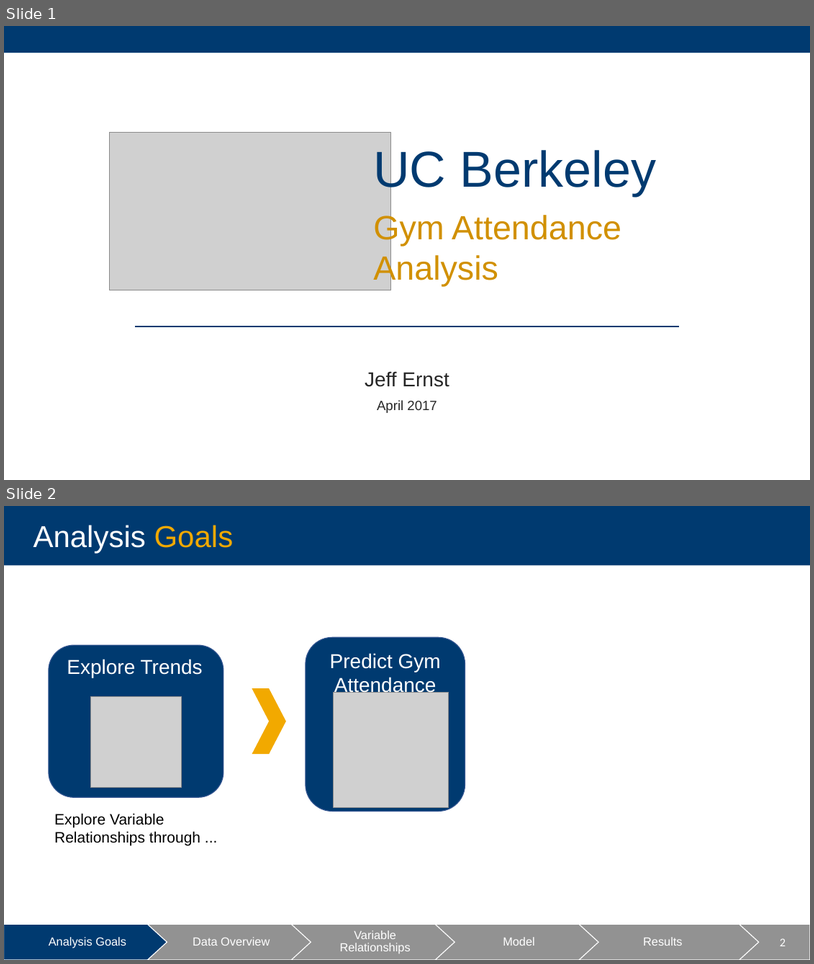
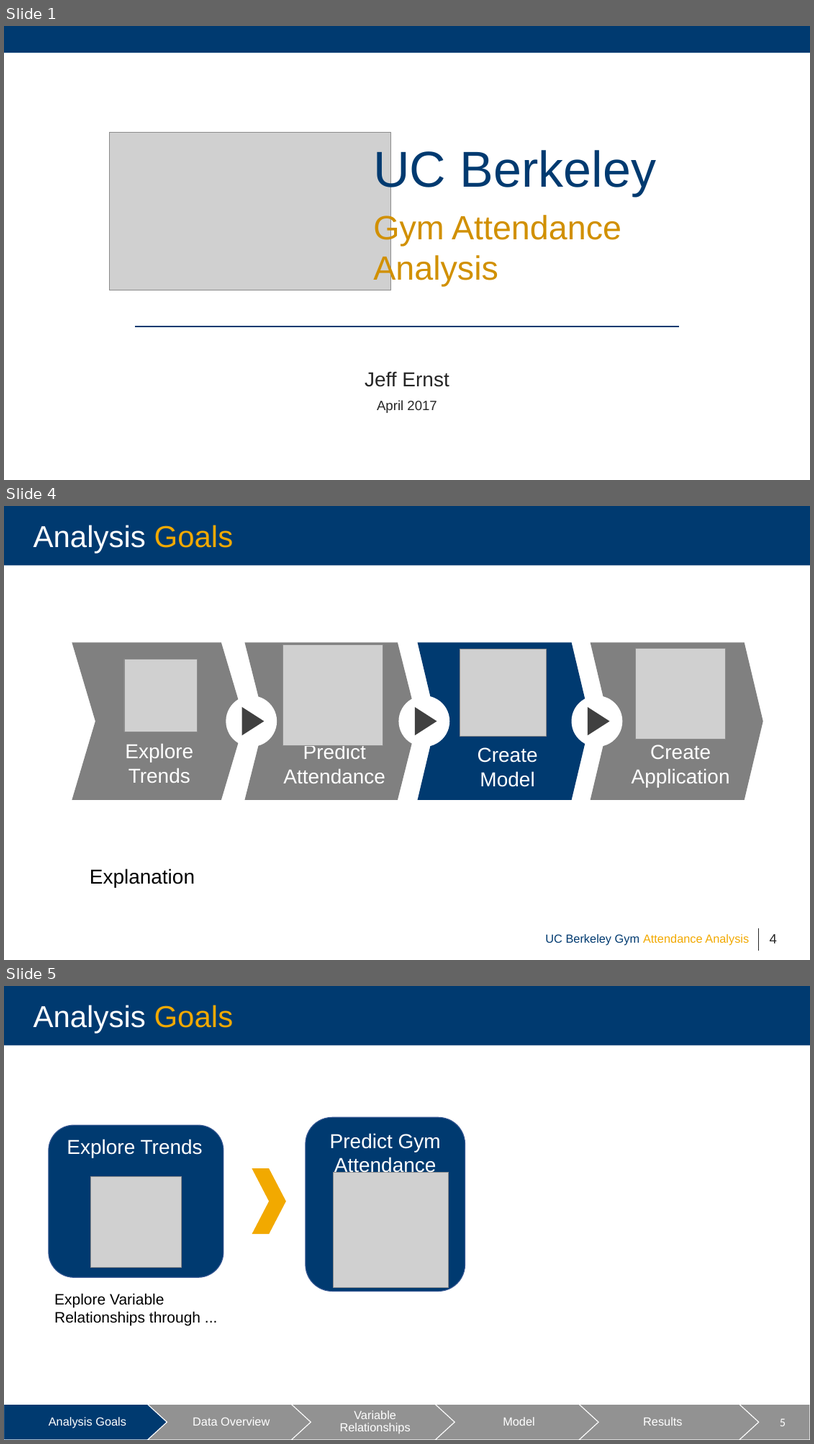
Before and after one commit to jeffernst4/gymtraffic, a slide deck: presentation/UC Berkeley Gym Attendance.pptx. Shown one above the other, each under a label of ours: slides 1 and 2 before the commit, slides 1, 4 and 5 after it; the slides between them are not shown. The pictures are 814x964 and 814x1444 pixels, drawn with LibreOffice and Linux fonts; fonts in the diff are those of the drawing; grey boxes stand for pictures. Boxes give left, top, right and bottom in pixels: in the first picture for what was removed or moved away, otherwise in the second. Text is boxed around its words. In the diff, an @@ line names an element or a change of style, - is before the commit and + after.

```diff
--- a/presentation/UC Berkeley Gym Attendance.pptx
+++ b/presentation/UC Berkeley Gym Attendance.pptx
@@ slide 4 added at (4,506,810,960), background #FFFFFF @@
@@ rectangle added at (4,506,810,565), fill #003A70 @@
@@ text added at (34,525,234,554), 36 pt, text #FFFFFF @@
+Analysis Goals
@@ picture added at (283,645,383,746) @@
@@ picture added at (460,649,547,736) @@
@@ picture added at (636,649,726,739) @@
@@ group added at (72,642,764,800): 4 chevrons, 4 texts, 3 ellipses, 3 triangles, 1 picture @@
+Explore Trends
+Predict Attendance
+Create Model
+Create Application
@@ text added at (90,868,195,887), 24 pt, text #000000 @@
+Explanation
@@ text added at (545,934,749,945), 14 pt, text #F2A900 @@
+UC Berkeley Gym Attendance Analysis
@@ line added from (759, 928) to (759, 950), #262626 0.5 pt @@
@@ page number added at (770,934,777,943), 16 pt, text #262626 @@
+4
@@ what was slide 2 is now slide 5 @@
@@ page number at (780,1418,786,1426): text changed @@
-2
+5
```
Also in this commit, not shown: 3 slides changed, 4 other slides added.
